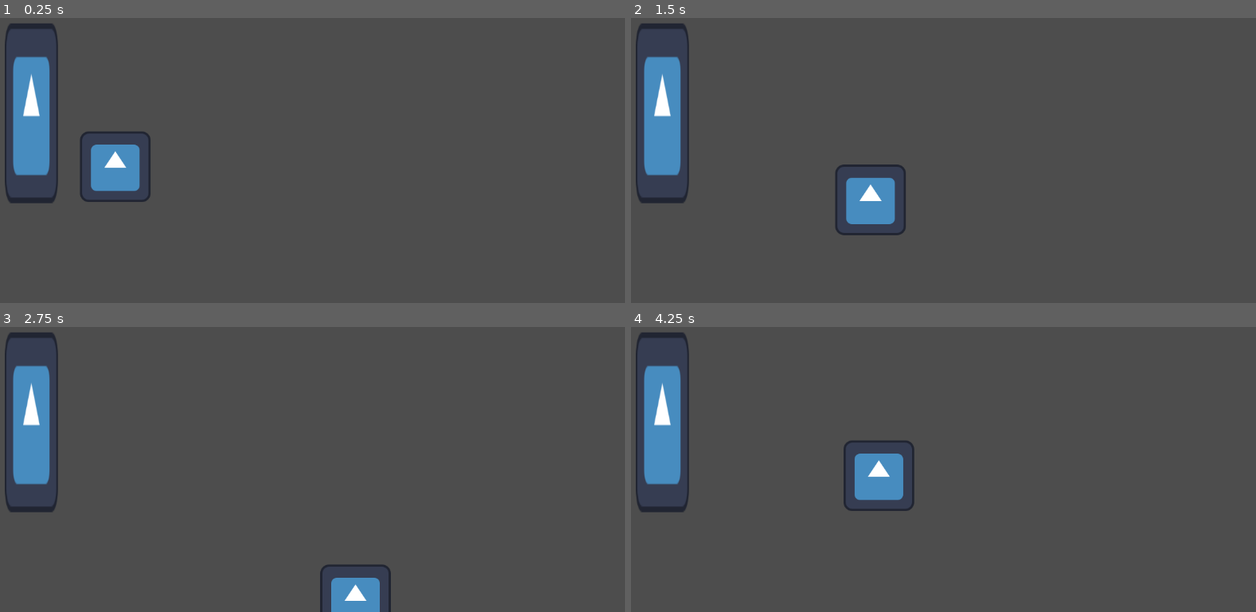
Above: before the commit, frames 1-4 (two rows, left to right).
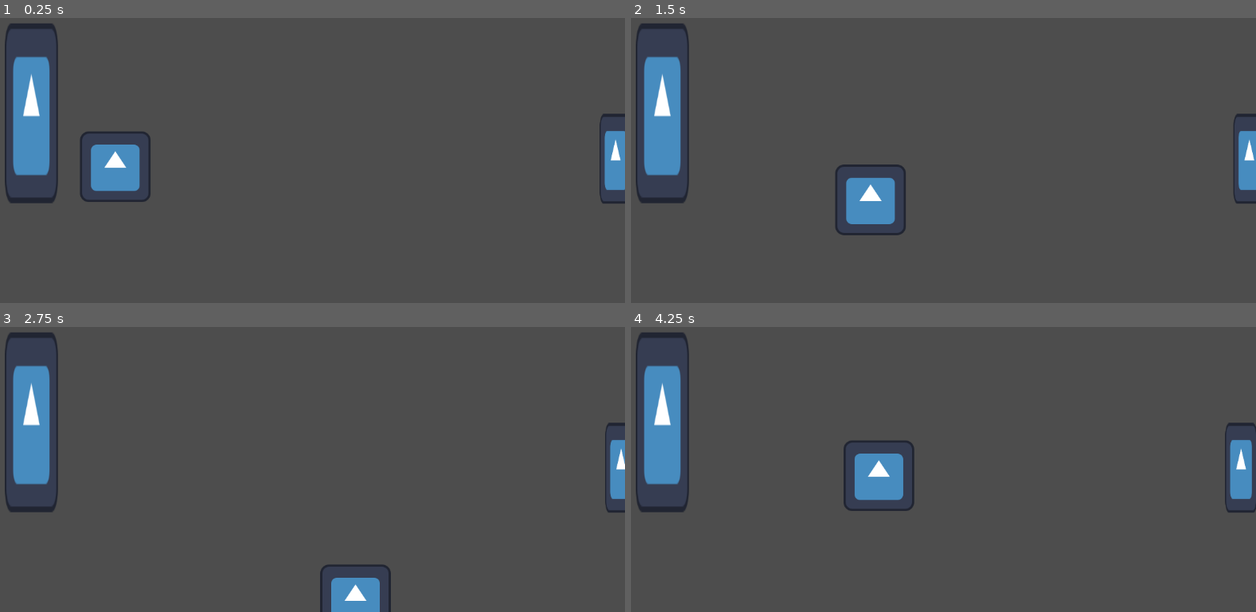
Above: after the commit, the same moments.

Repository: 7riciu/joyride
Game: Godot game, scene res://scenes/street.tscn
Same seed, same stepped clock (60 frames per second), same inputs: the game is played once before the commit and once after it. This scene is started directly instead of the project's main scene. The engine's default icon, where the game draws it, is replaced by a stand-in: a white triangle on a blue panel in a dark square.
Inputs:
- Up to frame 1 (0.25 s): no input
- Up to frame 2 (1.5 s): tap Enter at 0.5 s; hold Right (right) 0.53-1.28 s; tap E (interact) at 0.6, 1.35 s; hold Down (down) from 1.28 s (still down)
- Up to frame 3 (2.75 s): release Down (down) at 2.03 s; hold Right (right) from 2.03 s (still down); tap Alt at 2.1 s; tap E (interact) at 2.3 s
- Up to frame 4 (4.25 s): release Right (right) at 2.78 s; hold Up (up) 2.78-3.53 s; tap Shift at 2.85 s; tap E (interact) at 3.05, 3.6 s; hold Left (left) from 3.53 s (still down); tap Space (skip) at 4.15 s

The runs differ from the first frame. In frame 1, 0.8% of the frame differs, in the area x 95-100%, y 33-66%; in frame 2, 0.7%; in frame 3, 0.6%; in frame 4, 0.9%.

Commit message:
I added pedestrians: they walk across the map and if you bump into them a dialog box pops up <3

Diff:
--- a/scenes/pedestrian.tscn
+++ b/scenes/pedestrian.tscn
@@ -1,11 +1,42 @@
-[gd_scene format=3 uid="uid://caefp7lralxyr"]
+[gd_scene load_steps=7 format=3 uid="uid://caefp7lralxyr"]
 
-[node name="pedestrian" type="CharacterBody2D"]
+[ext_resource type="Script" uid="uid://cox85tgwq3k7f" path="res://scripts/pedestrian.gd" id="1_ccstn"]
+[ext_resource type="Texture2D" uid="uid://dvcqfdy0ikfph" path="res://icon.svg" id="2_55wug"]
+
+[sub_resource type="AtlasTexture" id="AtlasTexture_4t8nm"]
+atlas = ExtResource("2_55wug")
+region = Rect2(0, 0, 128, 128)
+
+[sub_resource type="SpriteFrames" id="SpriteFrames_cb6cf"]
+animations = [{
+"frames": [{
+"duration": 1.0,
+"texture": SubResource("AtlasTexture_4t8nm")
+}],
+"loop": true,
+"name": &"default",
+"speed": 5.0
+}]
+
+[sub_resource type="RectangleShape2D" id="RectangleShape2D_yk555"]
+size = Vector2(58, 162)
+
+[sub_resource type="RectangleShape2D" id="RectangleShape2D_y7a5i"]
+size = Vector2(70, 175)
+
+[node name="pedestrian" type="CharacterBody2D" groups=["pedestrian"]]
+script = ExtResource("1_ccstn")
 
 [node name="AnimatedSprite2D" type="AnimatedSprite2D" parent="."]
+position = Vector2(2.3841858e-07, 0)
+scale = Vector2(0.44531253, 1.2734375)
+sprite_frames = SubResource("SpriteFrames_cb6cf")
 
 [node name="CollisionShape2D" type="CollisionShape2D" parent="."]
+shape = SubResource("RectangleShape2D_yk555")
 
-[node name="Area2D" type="Area2D" parent="."]
+[node name="BumpArea" type="Area2D" parent="."]
 
-[node name="CollisionShape2D" type="CollisionShape2D" parent="Area2D"]
+[node name="CollisionShape2D" type="CollisionShape2D" parent="BumpArea"]
+position = Vector2(0, 0.5)
+shape = SubResource("RectangleShape2D_y7a5i")
--- /dev/null
+++ b/scenes/pedestrian_limit.tscn
@@ -0,0 +1,13 @@
+[gd_scene load_steps=3 format=3 uid="uid://c3ekqjb4jxfcm"]
+
+[ext_resource type="Script" uid="uid://csq8286i8m0om" path="res://scripts/pedestrian_limit.gd" id="1_nnv2s"]
+
+[sub_resource type="RectangleShape2D" id="RectangleShape2D_ear2w"]
+size = Vector2(20, 40)
+
+[node name="pedestrian_limit" type="Area2D" groups=["pedestrian limit"]]
+script = ExtResource("1_nnv2s")
+
+[node name="LimitArea" type="CollisionShape2D" parent="."]
+position = Vector2(0, -10)
+shape = SubResource("RectangleShape2D_ear2w")
--- a/scenes/street.tscn
+++ b/scenes/street.tscn
@@ -1,7 +1,10 @@
-[gd_scene load_steps=3 format=3 uid="uid://sij6cbektsud"]
+[gd_scene load_steps=6 format=3 uid="uid://sij6cbektsud"]
 
 [ext_resource type="PackedScene" uid="uid://c02tseb8q0kl1" path="res://scenes/door.tscn" id="1_tr5t1"]
 [ext_resource type="PackedScene" uid="uid://bl5dmmjsmssmp" path="res://scenes/player.tscn" id="2_l8dq3"]
+[ext_resource type="PackedScene" uid="uid://caefp7lralxyr" path="res://scenes/pedestrian.tscn" id="3_3ffmx"]
+[ext_resource type="PackedScene" uid="uid://dwc6a27523ii1" path="res://scenes/thought_popup.tscn" id="4_t23v0"]
+[ext_resource type="PackedScene" uid="uid://c3ekqjb4jxfcm" path="res://scenes/pedestrian_limit.tscn" id="5_yrasx"]
 
 [node name="street" type="Node2D"]
 
@@ -10,3 +13,14 @@
 
 [node name="player" parent="." instance=ExtResource("2_l8dq3")]
 position = Vector2(229, 401)
+
+[node name="pedestrian" parent="." instance=ExtResource("3_3ffmx")]
+position = Vector2(1160, 387)
+
+[node name="pedestrian_spawner" type="Node2D" parent="." groups=["pedestrian spawner"]]
+position = Vector2(1160, 387)
+
+[node name="Speech" parent="." instance=ExtResource("4_t23v0")]
+
+[node name="pedestrian_limit" parent="." instance=ExtResource("5_yrasx")]
+position = Vector2(1058, 462)
--- /dev/null
+++ b/scripts/pedestrian.gd
@@ -0,0 +1,62 @@
+extends CharacterBody2D
+
+@onready var spawner = get_tree().get_first_node_in_group("pedestrian spawner")
+@onready var limit = get_tree().get_nodes_in_group("pedestrian limit")
+@onready var player_sprite = get_tree().get_first_node_in_group("player")
+@onready var bump_area = $BumpArea
+@onready var thought_rect = get_tree().get_first_node_in_group("thought rect")
+@onready var thought_text = get_tree().get_first_node_in_group("thought text")
+
+var is_bumped = false
+var movement_paused = false
+var text_on_screen = false
+
+var speed = 100.0
+var direction = -1
+
+func _ready() -> void:
+	bump_area.body_entered.connect(on_body_entered)
+	bump_area.body_exited.connect(on_body_exited)
+
+func _process(_delta: float) -> void:
+	if is_bumped:
+		movement_paused = true
+		player_sprite.movement_paused = true
+		dialog()
+
+	if text_on_screen and Input.is_action_just_pressed("skip"):
+		movement_paused = false
+		player_sprite.movement_paused = false
+		thought_rect.visible = false
+		thought_text.visible = false
+		text_on_screen = false
+		bump_area.monitoring = false
+		await get_tree().create_timer(3).timeout
+		bump_area.monitoring = true
+
+func _physics_process(_delta: float) -> void:
+	velocity.x = speed * direction
+
+	if movement_paused:
+		return
+
+	move_and_slide()
+
+func on_body_entered(body):
+	if body.is_in_group("player"):
+		is_bumped = true
+
+func on_body_exited(body):
+	if body.is_in_group("player"):
+		is_bumped = false
+
+func dialog():
+	thought_rect.visible = true
+	thought_text.visible = true
+	text_on_screen = true
+	thought_text.text = "Watch yourself!"
+
+func respawn():
+	global_position = spawner.global_position
+	velocity = Vector2.ZERO
+	print("Pedestrian respawned")
--- /dev/null
+++ b/scripts/pedestrian_limit.gd
@@ -0,0 +1,8 @@
+extends Area2D
+
+func _ready():
+	self.body_entered.connect(on_body_entered)
+
+func on_body_entered(body):
+	if body.is_in_group("pedestrian"):
+		body.respawn()
Not shown, added: scripts/pedestrian.gd.uid
Not shown, added: scripts/pedestrian_limit.gd.uid
